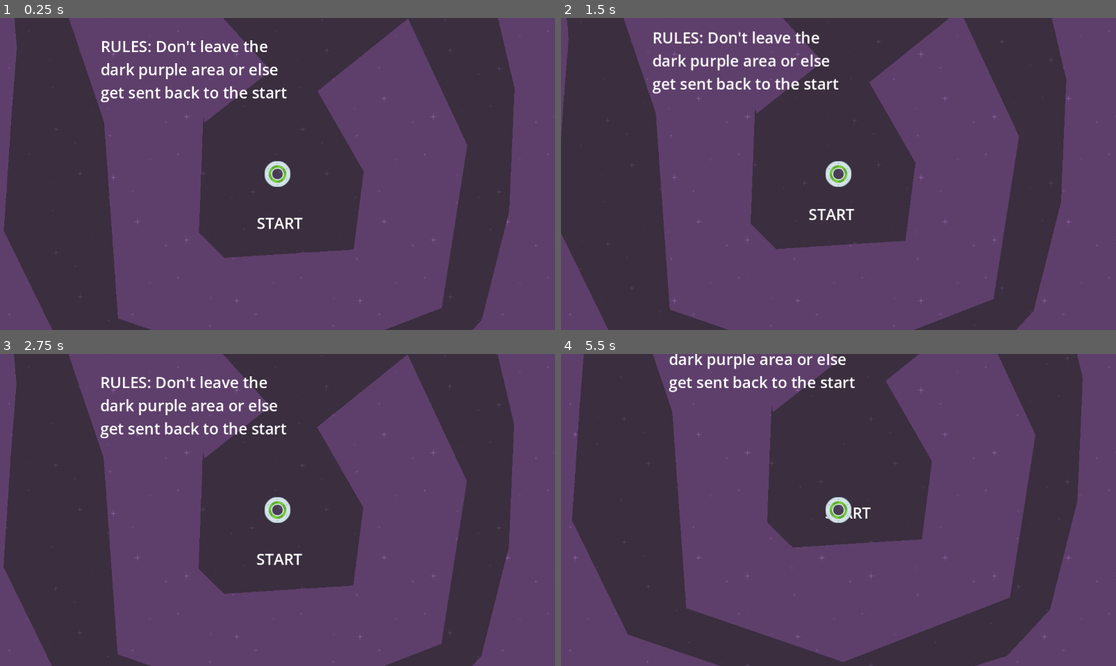
Above: before the commit, frames 1-4 (two rows, left to right).
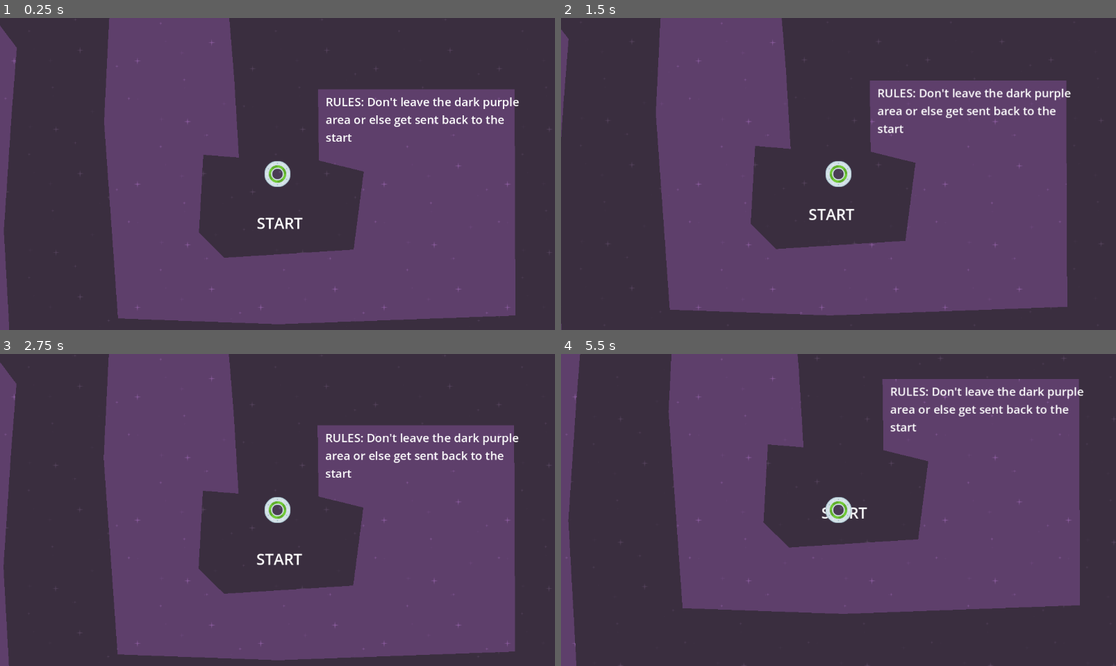
Above: after the commit, the same moments.

Repository: patricks0510/Godot2DTutorials
Game: Godot game, scene res://level_1.tscn
Same seed, same stepped clock (60 frames per second), same inputs: the game is played once before the commit and once after it.
Inputs:
- Up to frame 1 (0.25 s): no input
- Up to frame 2 (1.5 s): tap Enter at 0.5 s; hold Right (move_right) 0.53-1.28 s; hold Down (move_down) from 1.28 s (still down)
- Up to frame 3 (2.75 s): release Down (move_down) at 2.03 s; hold Right (move_right) from 2.03 s (still down)
- Up to frame 4 (5.5 s): release Right (move_right) at 2.78 s; hold Up (move_up) 2.78-3.53 s; hold Left (move_left) 3.53-5.03 s; hold Down (move_down) from 5.03 s (still down)

The runs differ from the first frame. In frame 1, 25% of the frame differs, in the area x 0-100%, y 0-100%; in frame 2, 28%; in frame 3, 26%; in frame 4, 30%.

Commit message:
finished speedy saucer

Diff:
--- a/SpeedySaucer/level.gd
+++ b/SpeedySaucer/level.gd
@@ -1,9 +1,5 @@
 extends Node2D
 
-# Called when the node enters the scene tree for the first time.
-func _ready():
-	pass
 
-
-func _on_maze_body_exited(body):
+func _on_maze_body_exited(_body):
 	get_tree().reload_current_scene()
--- a/SpeedySaucer/level_1.tscn
+++ b/SpeedySaucer/level_1.tscn
@@ -8,28 +8,28 @@
 [sub_resource type="LabelSettings" id="LabelSettings_outj0"]
 font_size = 32
 
+[sub_resource type="LabelSettings" id="LabelSettings_q77uv"]
+font_size = 24
+
 [node name="Level1" type="Node2D"]
 script = ExtResource("1_atx7k")
 
-[node name="CanvasLayer" type="CanvasLayer" parent="."]
+[node name="Graphics" type="Node" parent="."]
+
+[node name="CanvasLayer" type="CanvasLayer" parent="Graphics"]
 layer = -10
 
-[node name="Background" type="TextureRect" parent="CanvasLayer"]
+[node name="Background" type="TextureRect" parent="Graphics/CanvasLayer"]
 z_index = -100
-offset_left = -1690.0
-offset_top = -908.0
-offset_right = 1734.0
-offset_bottom = 1118.0
+anchors_preset = 15
+anchor_right = 1.0
+anchor_bottom = 1.0
+grow_horizontal = 2
+grow_vertical = 2
 texture = ExtResource("1_2agqk")
 stretch_mode = 1
 
-[node name="Player" parent="." instance=ExtResource("2_n6jsw")]
-position = Vector2(81, 52)
-
-[node name="Maze" parent="." instance=ExtResource("4_suqmc")]
-z_index = -30
-
-[node name="StartLabel" type="Label" parent="."]
+[node name="StartLabel" type="Label" parent="Graphics"]
 z_index = -25
 offset_left = 38.0
 offset_top = 131.0
@@ -38,24 +38,30 @@
 text = "START"
 label_settings = SubResource("LabelSettings_outj0")
 
-[node name="EndLabel" type="Label" parent="."]
+[node name="EndLabel" type="Label" parent="Graphics"]
 z_index = -25
-offset_left = -1002.0
-offset_top = -107.0
-offset_right = -907.0
-offset_bottom = -62.0
+offset_left = -847.0
+offset_top = -159.0
+offset_right = -752.0
+offset_bottom = -114.0
 text = "END
 "
 label_settings = SubResource("LabelSettings_outj0")
 
-[node name="EndLabel2" type="Label" parent="."]
+[node name="Instructions" type="Label" parent="Graphics"]
 z_index = -25
-offset_left = -286.0
-offset_top = -236.0
-offset_right = 137.0
-offset_bottom = -47.0
+offset_left = 181.0
+offset_top = -115.0
+offset_right = 604.0
+offset_bottom = 74.0
 text = "RULES: Don't leave the dark purple area or else get sent back to the start"
-label_settings = SubResource("LabelSettings_outj0")
+label_settings = SubResource("LabelSettings_q77uv")
 autowrap_mode = 2
 
+[node name="Player" parent="." instance=ExtResource("2_n6jsw")]
+position = Vector2(81, 52)
+
+[node name="Maze" parent="." instance=ExtResource("4_suqmc")]
+z_index = -30
+
 [connection signal="body_exited" from="Maze" to="." method="_on_maze_body_exited"]
--- a/SpeedySaucer/maze.tscn
+++ b/SpeedySaucer/maze.tscn
@@ -5,9 +5,9 @@
 [node name="Maze" type="Area2D"]
 
 [node name="CollisionPolygon2D" type="CollisionPolygon2D" parent="."]
-polygon = PackedVector2Array(-70, -55, -73, -69, -82, 174, -29, 226, 239, 209, 260, 47, 164, -120, 352, -271, 475, -8, 422, 330, 76, 464, -250, 352, -279, -56, -389, -381, -610, -397, -909, -286, -949, -108, -819, -247, -712, -292, -544, -341, -469, -317, -460, -210, -471, -71, -487, 170, -371, 407, -120, 492, 133, 541, 416, 451, 505, 355, 562, 129, 573, -126, 539, -270, 407, -352, 201, -358, -61, -304, 67, -163)
+polygon = PackedVector2Array(1, 18, -73, 12, -82, 174, -29, 226, 239, 209, 260, 47, 167, 24, 165, -124, 573, -124, 575, 346, 83, 364, -250, 352, -279, -56, -263, -380, -791, -418, -909, -286, -949, -108, -701, -106, -697, -268, -583, -290, -513, -280, -460, -210, -471, -71, -487, 170, -467, 530, -133, 548, 133, 541, 411, 522, 897, 526, 887, 130, 883, -194, 873, -336, 407, -352, 201, -358, -27, -368, -9, -148)
 
 [node name="Polygon2D" type="Polygon2D" parent="."]
 texture_repeat = 2
 texture = ExtResource("1_ycycw")
-polygon = PackedVector2Array(-70, -55, -73, -69, -82, 174, -29, 226, 239, 209, 260, 47, 164, -120, 352, -271, 475, -8, 422, 330, 76, 464, -250, 352, -279, -56, -389, -381, -610, -397, -909, -286, -949, -108, -819, -247, -712, -292, -544, -341, -469, -317, -460, -210, -471, -71, -487, 170, -371, 407, -120, 492, 133, 541, 416, 451, 505, 355, 562, 129, 573, -126, 539, -270, 407, -352, 201, -358, -61, -304, 67, -163)
+polygon = PackedVector2Array(1, 18, -73, 12, -82, 174, -29, 226, 239, 209, 260, 47, 167, 24, 165, -124, 573, -124, 575, 346, 83, 364, -250, 352, -279, -56, -263, -380, -791, -418, -909, -286, -949, -108, -701, -106, -697, -268, -583, -290, -513, -280, -460, -210, -471, -71, -487, 170, -467, 530, -133, 548, 133, 541, 411, 522, 897, 526, 887, 130, 883, -194, 873, -336, 407, -352, 201, -358, -27, -368, -9, -148)
Not shown: 1 places in SpeedySaucer/level_1.tscn that only renumber resources
